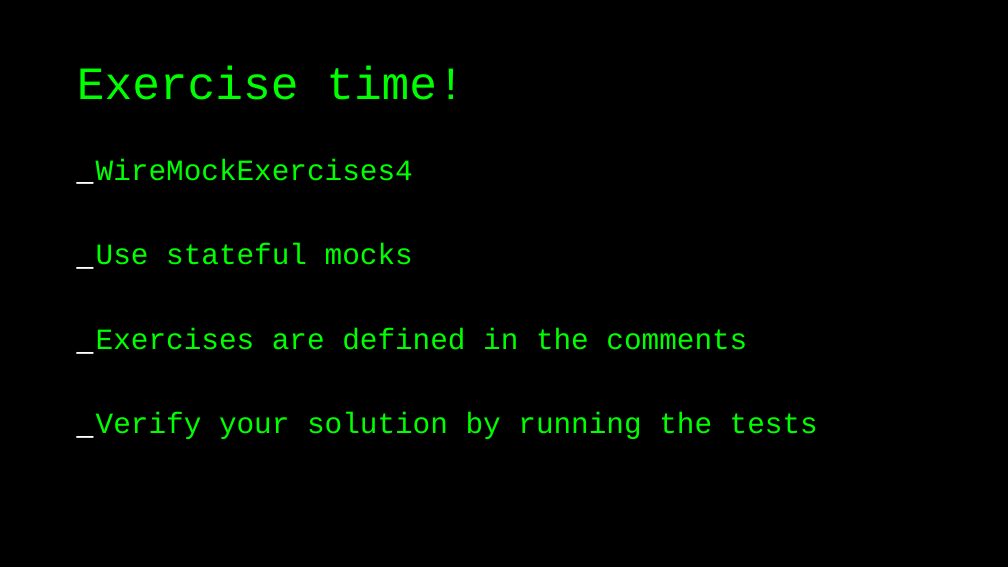
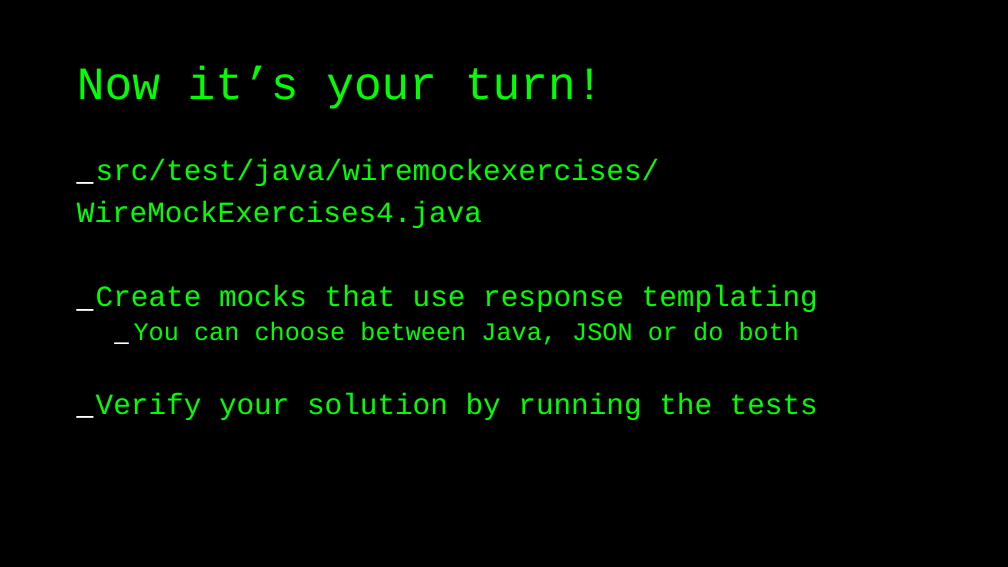
Before and after one commit to basdijkstra/wiremock-workshop, a slide deck: slide 50 of wiremock_workshop.odp (slide 37 before the commit). Drawn at 1008x567 pixels with LibreOffice and Linux fonts; fonts in the diff are those of the drawing. Boxes give left, top, right and bottom in pixels: in the first picture for what was removed or moved away, otherwise in the second. Text is boxed around its words. In the diff, an @@ line names an element or a change of style, - is before the commit and + after.

Commit message:
Updated exercises series 4

```diff
--- a/wiremock_workshop.odp
+++ b/wiremock_workshop.odp
@@ title at (x1=77, y1=67, x2=604, y2=109): text changed @@
-Exercise time!
+Now it’s your turn!
@@ text at (x1=77, y1=159, x2=818, y2=345): text changed @@
-_ WireMockExercises4
-_ Use stateful mocks
-_ Exercises are defined in the comments
+_ src/test/java/wiremockexercises/
+WireMockExercises4.java
+_ Create mocks that use response templating
+  _ You can choose between Java, JSON or do both
```
Also in this commit, not shown: 16 other slides changed, 17 slides added, 21 slides removed, 6 other files.
